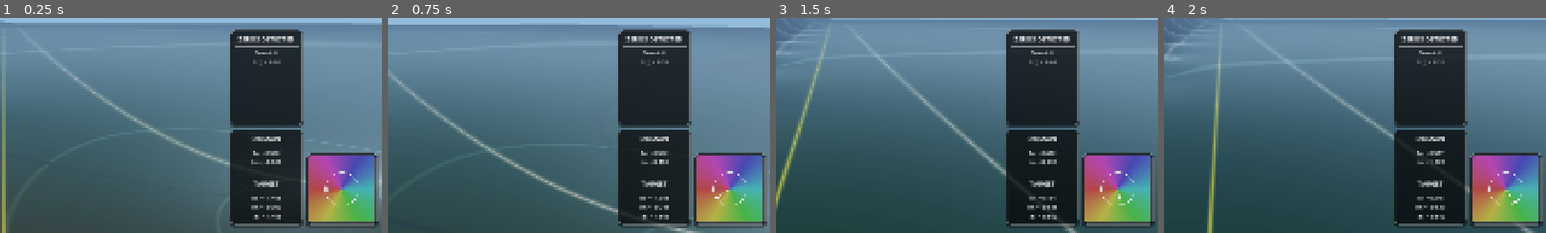
Above: before the commit, frames 1-4 (left to right).
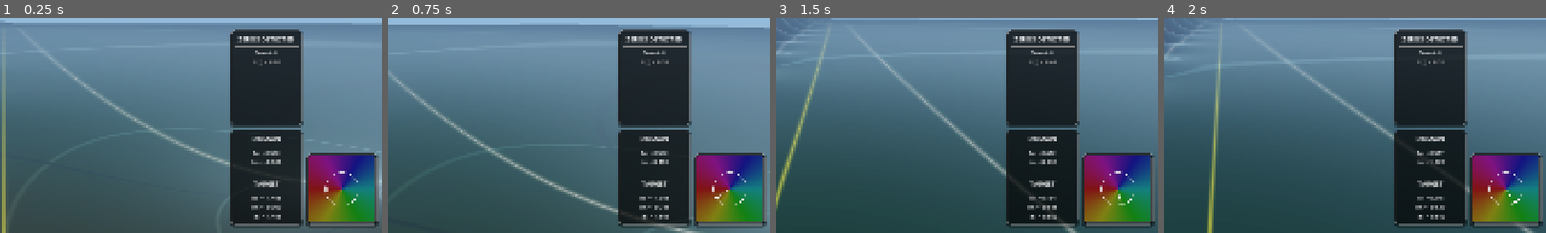
Above: after the commit, the same moments.

Repository: allanino/complex-functions-explorer
Game: Godot game, scene res://core/main.tscn
Same seed, same stepped clock (60 frames per second), same inputs: the game is played once before the commit and once after it.
Inputs (mouse positions are % of the whole screen's width and height, from its top left):
- Up to frame 1 (0.25 s): no input
- Up to frame 2 (0.75 s): tap Enter at 0.5 s; move the mouse to (55, 50) at 0.52 s; hold W (move_forward) from 0.53 s (still down); tap G at 0.6 s
- Up to frame 3 (1.5 s): keep holding W (move_forward); tap Space at 0.77 s; move the mouse to (45, 50) at 1.27 s; tap N at 1.35 s
- Up to frame 4 (2 s): keep holding W (move_forward); tap Space at 1.52 s
The pictures show only the part of the screen within x 50-100%, y 50-100%; the shares and areas given below are measured in that part.

The runs differ from the first frame. In frame 1, 5.2% of the frame differs, in the area x 80-98%, y 64-95%; in frame 2, 5.2%; in frame 3, 5.2%; in frame 4, 5.2%.

Commit message:
feat: a integrate rendering parameters into HUD

Diff:
--- a/ui/hud_complex_plane.gdshader
+++ b/ui/hud_complex_plane.gdshader
@@ -3,6 +3,10 @@
 uniform vec2 current_f; // Current value of f(x,z)
 uniform int color_scheme = 0;
 uniform float scale = 2.0; // Current scale of the complex plane view
+uniform float brightness : hint_range(0.0, 2.0) = 1.0;
+uniform float saturation : hint_range(0.3, 1.0) = 0.85;
+uniform float albedo : hint_range(0.0, 1.0) = 0.15;
+uniform float emission : hint_range(0.0, 1.0) = 0.1;
 
 // Helper function to convert HSV to RGB
 vec3 hsv2rgb(vec3 c) {
@@ -32,7 +36,8 @@
     if (color_scheme == 1) {
         hue = fract(hue + 0.5);
     }
-    vec3 color = hsv2rgb(vec3(hue, 0.6, 0.7)); // Brighter background
+    vec3 base = hsv2rgb(vec3(hue, saturation, brightness));
+    vec3 color = base * (albedo + emission ) * 2.0;
 
     // Draw unit circle
     float unit_circle = abs(mag - 1.0);
--- a/ui/main_ui.gd
+++ b/ui/main_ui.gd
@@ -964,6 +964,10 @@
 	material.set_shader_parameter("color_scheme", Config.color_scheme)
 	material.set_shader_parameter("scale", current_scale)
 	material.set_shader_parameter("performance_protection_active", Config.performance_protection_active)
+	material.set_shader_parameter("brightness", Config.terrain_brightness)
+	material.set_shader_parameter("saturation", Config.terrain_saturation)
+	material.set_shader_parameter("albedo", Config.terrain_albedo)
+	material.set_shader_parameter("emission", Config.terrain_emission)
 
 	var scale_factor = 1.0 / Config.effective_zoom
 	domain_label.text = "Re = %.3f\nIm = %.3f" % [x * 0.1 * scale_factor, -z * 0.1 * scale_factor]
